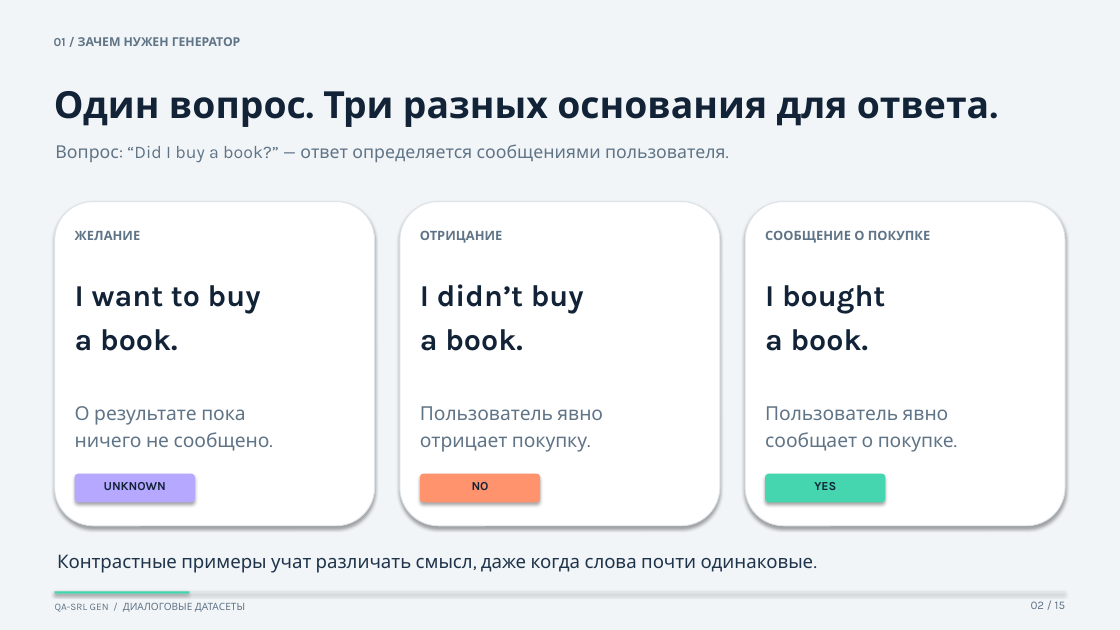
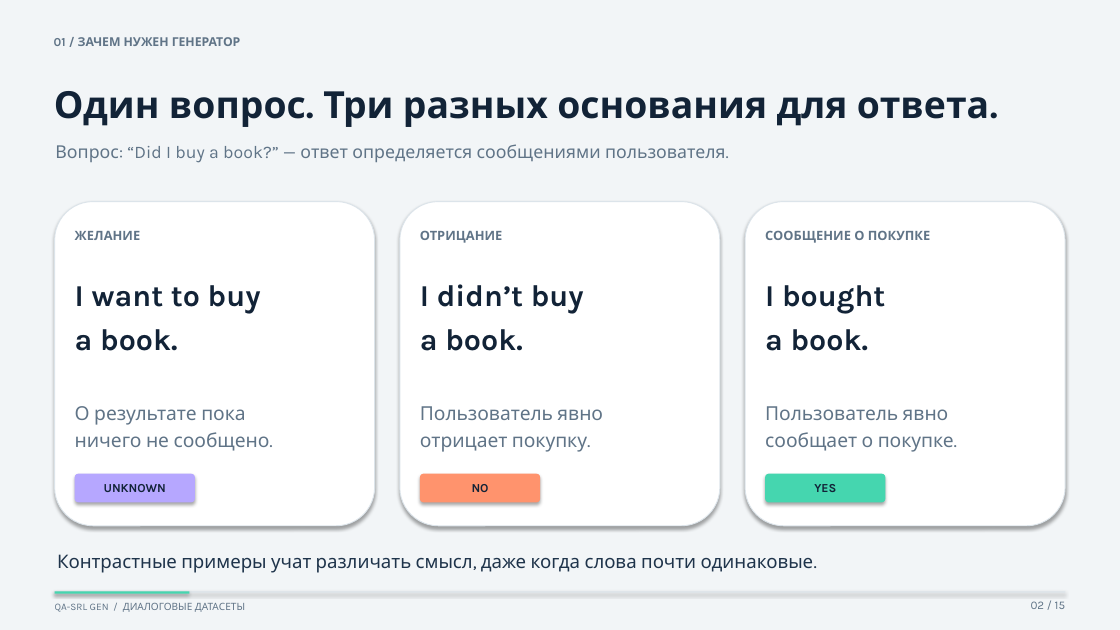
Before and after one commit to diixo/qa-srl-gen, a slide deck: slide 2 of dialogue-datasets-ru.pptx. Drawn at 1120x630 pixels with LibreOffice and Linux fonts; fonts in the diff are those of the drawing. Boxes give left, top, right and bottom in pixels: in the first picture for what was removed or moved away, otherwise in the second. Text is boxed around its words. In the diff, an @@ line names an element or a change of style, - is before the commit and + after.

```diff
--- a/dialogue-datasets-ru.pptx
+++ b/dialogue-datasets-ru.pptx
@@ line spacing 1.08 to 1; less space between paragraphs; vertical alignment top to middle in 3 elements at box(104, 484, 166, 492), box(472, 484, 489, 492), box(814, 484, 836, 492) @@
```
Also in this commit, not shown: 1 other slide changed, 1 other file.
